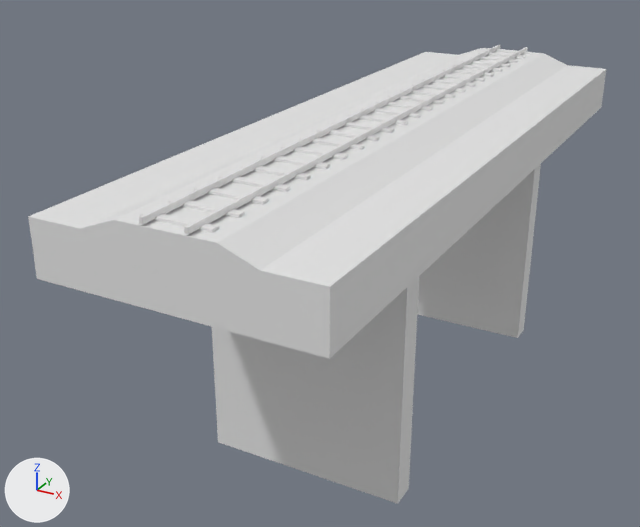
Renders of the FBX model Mystics Project/Assets/polyperfect/Low Poly Ultimate Pack/M/- Meshes_M/Terrains_M/Tiles_M/bridge-rail.fbx from each side of a commit.
One viewpoint serves both versions: a 50 mm lens placed at (14.2, -32.2, 9.2), pointed at (-2.5, -1.8, -6.1). Lighting does not change. The marker at lower left points along +X, +Y and +Z. Where no turn or scale is listed for an object, it has been applied to the vertices.

Names of what the first picture shows: 'bridge-rail'.
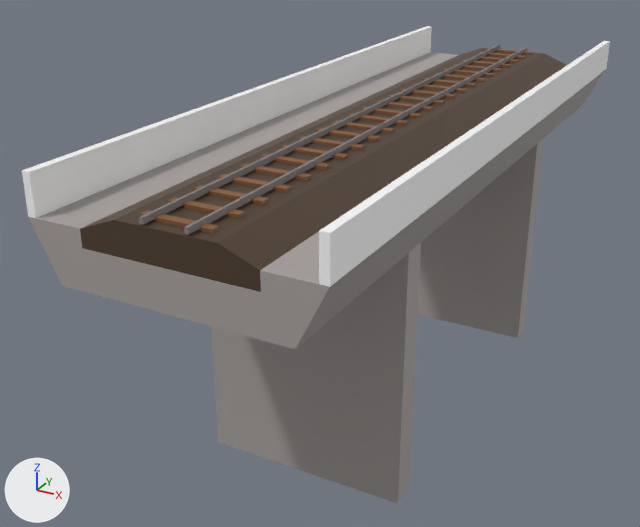
The newer file is also turned or shifted as a whole; pictures and numbers use the older file's frame.

Changed parts and their boxes [x1, y1, x2, y2] in the pictures (640 x 527 px):
'bridge-rail', recoloured, reshaped: before [28, 45, 606, 504]; after [22, 26, 610, 504]
part 1 of me_bridge_rail, built on: before [28, 52, 606, 359]; after [22, 26, 610, 349]

The change in detail:
Material '11 BROWN-MEDIUM' (mat_11_brown_medium) changes colour from white #e7e7e7 to brown #885b39; in linear values from (0.8, 0.8, 0.8) to (0.246, 0.105, 0.0409).
Material '20 GREY' (mat_20_grey) changes colour from white #e7e7e7 to grey #878282; in linear values from (0.8, 0.8, 0.8) to (0.242, 0.223, 0.223).
Material '21 GREY LIGHT' (mat_21_grey_light) changes colour from white #e7e7e7 to grey #a7a19e; in linear values from (0.8, 0.8, 0.8) to (0.386, 0.356, 0.342).
Material '9 BROWN-DARKEST' (mat_9_brown_darkest) changes colour from white #e7e7e7 to brown #4d3b2b; in linear values from (0.8, 0.8, 0.8) to (0.0742, 0.0437, 0.0242).
Material '58 WHITE' (mat_58_white) is new.
Its base color is (1.0, 1.0, 1.0) (white #ffffff).
me_bridge_rail is used by ob_bridge_rail; location (0.0, 0.0, 0.0).
me_bridge_rail had 244 vertices, 158 faces and spanned x -5.0..5.0, y -15.0..15.0, z -12.0..0.7.
me_bridge_rail now has 256 vertices, 172 faces and spans x -5.0..5.0, y -15.0..15.0, z -12.0..1.4.
Part 1, on me_bridge_rail:
6 faces are deleted.
4 vertices move from x -5.0..5.0, y -15.0..15.0, z -2.0 to x -4.0..4.0, y -15.0..15.0, z -2.0.
12 vertices are added at x -5.0..5.0, y -15.0..15.0, z 0.0..1.4.
10 new faces join them, mat_21_grey_light (grey #a7a19e).
10 new faces join them, mat_58_white (white #ffffff).
me_bridge_rail now uses material mat_58_white (white #ffffff).
